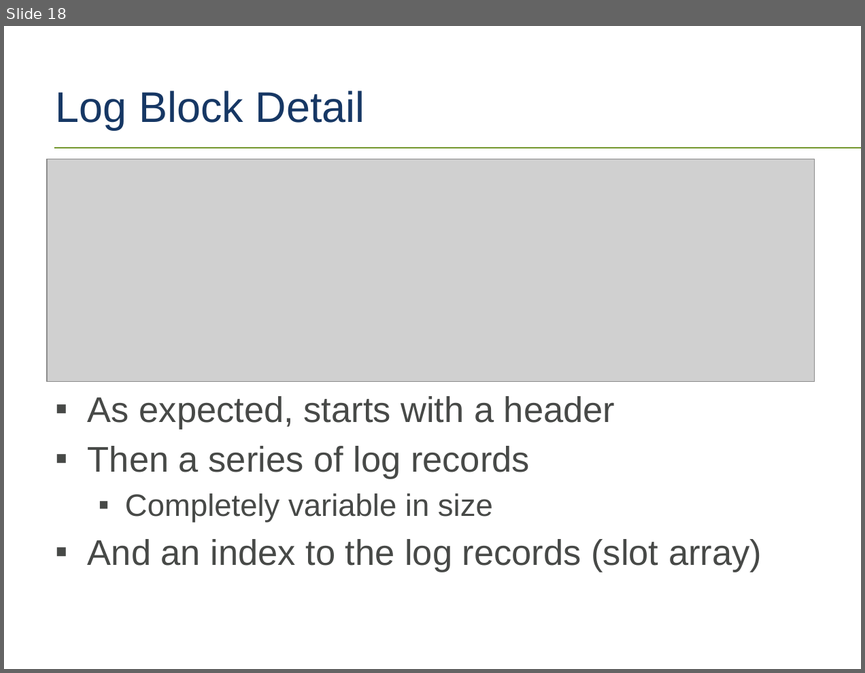
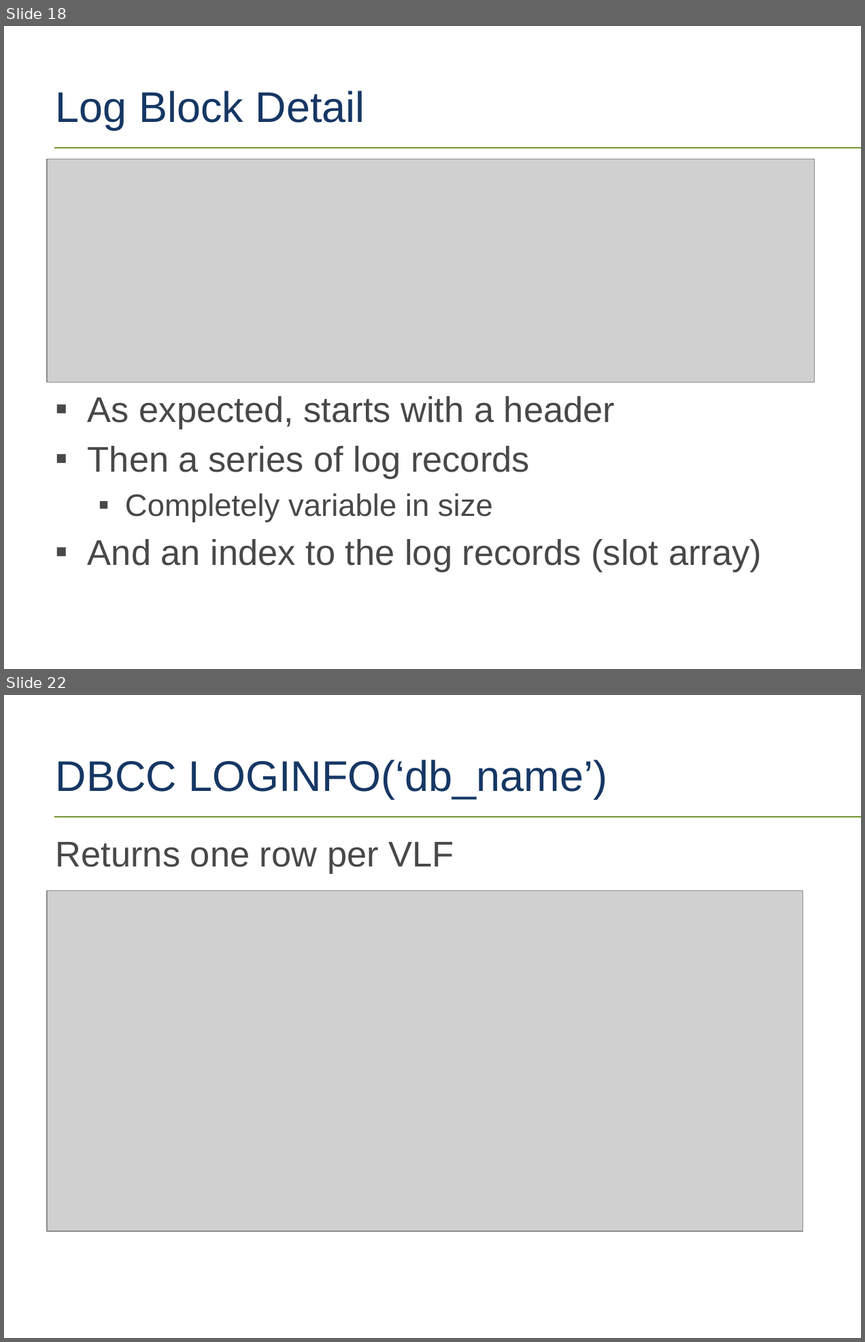
Before and after one commit to tf3604/LogFilePresentation, a slide deck: TransactionLog.pptx. Shown one above the other, each under a label of ours: slide 18 before the commit, slides 18 and 22 after it; the slides between them are not shown. The pictures are 865x673 and 865x1342 pixels, drawn with LibreOffice and Linux fonts; fonts in the diff are those of the drawing; grey boxes stand for pictures; background and template pictures are left out. Boxes give left, top, right and bottom in pixels: in the first picture for what was removed or moved away, otherwise in the second. Text is boxed around its words. In the diff, an @@ line names an element or a change of style, - is before the commit and + after.

```diff
--- a/TransactionLog.pptx
+++ b/TransactionLog.pptx
@@ slide 22 added at (4,695,861,1338), background #FFFFFF; not listed: 1 template element that a slide beside it also shows @@
@@ title added at (56,760,607,799), 36 pt, text #163764 @@
+DBCC LOGINFO(‘db_name’)
@@ text added at (56,842,453,874), 30 pt, text #474947 @@
+Returns one row per VLF
@@ picture added at (47,890,802,1231) @@
```
Also in this commit, not shown: 1 slide changed, 5 other slides added, 1 other file.
